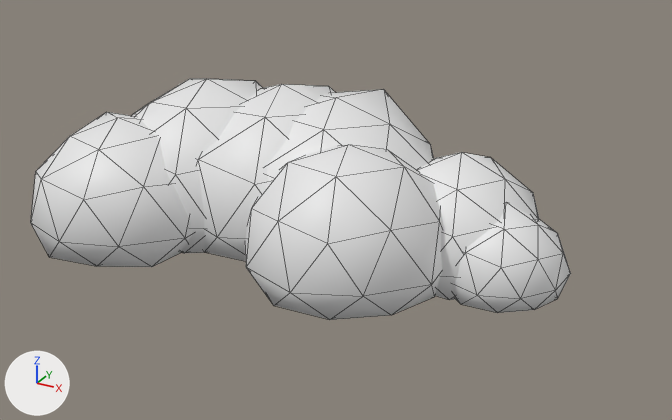
Before and after pictures for a commit that changed the FBX model Art/Stylized/SM_GR_Cloud_C.fbx.
Both versions are drawn from a 50 mm lens placed at (24.7, -38.8, 22.3), pointed at (3.1, 0.5, 2.7). The axes (+X, +Y, +Z) are drawn at lower left. The lights are the same throughout. The picture after the commit comes second. Mesh edges are drawn as thin lines.

Objects in the first picture: 'SM_GR_Cloud_C'.
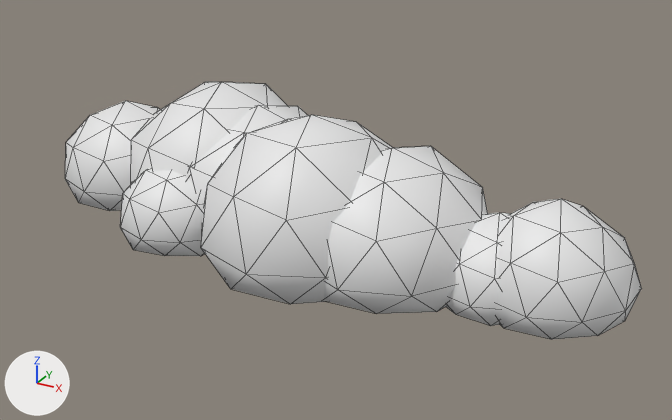
Where the change shows, as pixel boxes [x1, y1, x2, y2] in the pictures (672 x 420 px; the box of a moved part takes in the faces that stretch with it):
'SM_GR_Cloud_C', reshaped (7% wider, 7% taller)
    before: [31, 79, 571, 320]
    after: [65, 82, 642, 339]
part 1 of me_sm_gr_cloud_c, moved or reshaped (not visible before)
    after: [65, 101, 161, 211]
part 2 of me_sm_gr_cloud_c, moved or reshaped
    before: [31, 112, 193, 267]
    after: [120, 169, 205, 256]
part 3 of me_sm_gr_cloud_c, moved or reshaped
    before: [132, 79, 263, 253]
    after: [131, 82, 287, 184]
part 4 of me_sm_gr_cloud_c, moved or reshaped
    before: [197, 84, 335, 261]
    after: [189, 105, 307, 202]
part 5 of me_sm_gr_cloud_c, moved or reshaped (not visible afterwards)
    before: [267, 89, 434, 184]
part 6 of me_sm_gr_cloud_c, moved or reshaped
    before: [245, 145, 442, 320]
    after: [201, 115, 393, 304]
part 7 of me_sm_gr_cloud_c, moved or reshaped (not visible before)
    after: [324, 146, 488, 314]
part 8 of me_sm_gr_cloud_c, moved or reshaped
    before: [416, 152, 539, 300]
    after: [446, 213, 511, 326]
part 9 of me_sm_gr_cloud_c, moved or reshaped
    before: [453, 203, 571, 313]
    after: [497, 199, 642, 339]

Diff of the bpy script that builds the scene:
```diff
--- a/Art/Stylized/SM_GR_Cloud_C.fbx.py
+++ b/Art/Stylized/SM_GR_Cloud_C.fbx.py
@@ me_sm_gr_cloud_c @@
 # used by ob_sm_gr_cloud_c; location = (0.0, 0.0, 0.0)
-me_sm_gr_cloud_c.from_pydata(...)  # 420 vertices, 800 faces; spans x -14.8..15.2, y -8.1..8.5, z -0.1..8.5
+me_sm_gr_cloud_c.from_pydata(...)  # 420 vertices, 800 faces; spans x -16.4..18.6, y -7.0..8.4, z -0.1..8.2
+# me_sm_gr_cloud_c part 1: the loose piece of 42 vertices spanning x -14.8..-8.3, y -5.0..1.9, z 0.0..4.6 is scaled about its middle by 1.27, then moved by (-0.8, 4.1, 0.6)
+# me_sm_gr_cloud_c part 2: the loose piece of 42 vertices spanning x -13.3..-2.9, y -8.1..2.5, z 0.0..7.0 is scaled about its middle by 0.668, then moved by (2.6, 1.4, -1.1)
+# me_sm_gr_cloud_c part 3: the loose piece of 42 vertices spanning x -11.3..0.5, y -5.2..7.3, z 0.0..8.4 is scaled about its middle by 0.932, then moved by (-0.1, 1.5, -0.3)
+# me_sm_gr_cloud_c part 4: the loose piece of 42 vertices spanning x -7.3..5.0, y -4.4..8.3, z -0.1..8.5 is scaled about its middle by 0.835, then moved by (-1.5, 0.0, -0.7)
+# me_sm_gr_cloud_c part 5: the loose piece of 42 vertices spanning x -4.2..7.9, y -4.3..8.5, z 0.0..8.2 is scaled about its middle by 0.754, then moved by (-0.8, -2.4, -1.0)
+# me_sm_gr_cloud_c part 6: the loose piece of 42 vertices spanning x -0.2..10.2, y -7.1..4.0, z -0.1..7.3 is scaled about its middle by 1.12, then moved by (-2.5, 0.9, 0.4)
+# me_sm_gr_cloud_c part 7: the loose piece of 42 vertices spanning x 2.6..9.4, y -4.1..3.1, z 0.0..4.7 is scaled about its middle by 1.48, then moved by (0.7, 0.1, 1.1)
+# me_sm_gr_cloud_c part 8: the loose piece of 42 vertices spanning x 4.6..13.5, y -2.1..6.9, z -0.1..6.4 is scaled about its middle by 0.723, then moved by (3.0, -2.3, -0.9)
+# me_sm_gr_cloud_c part 9: the loose piece of 42 vertices spanning x 8.9..15.2, y -2.0..4.5, z -0.1..4.7 is scaled about its middle by 1.21, then moved by (2.8, -0.6, 0.5)
+# other edits to the shape of me_sm_gr_cloud_c do not show in these pictures
```
